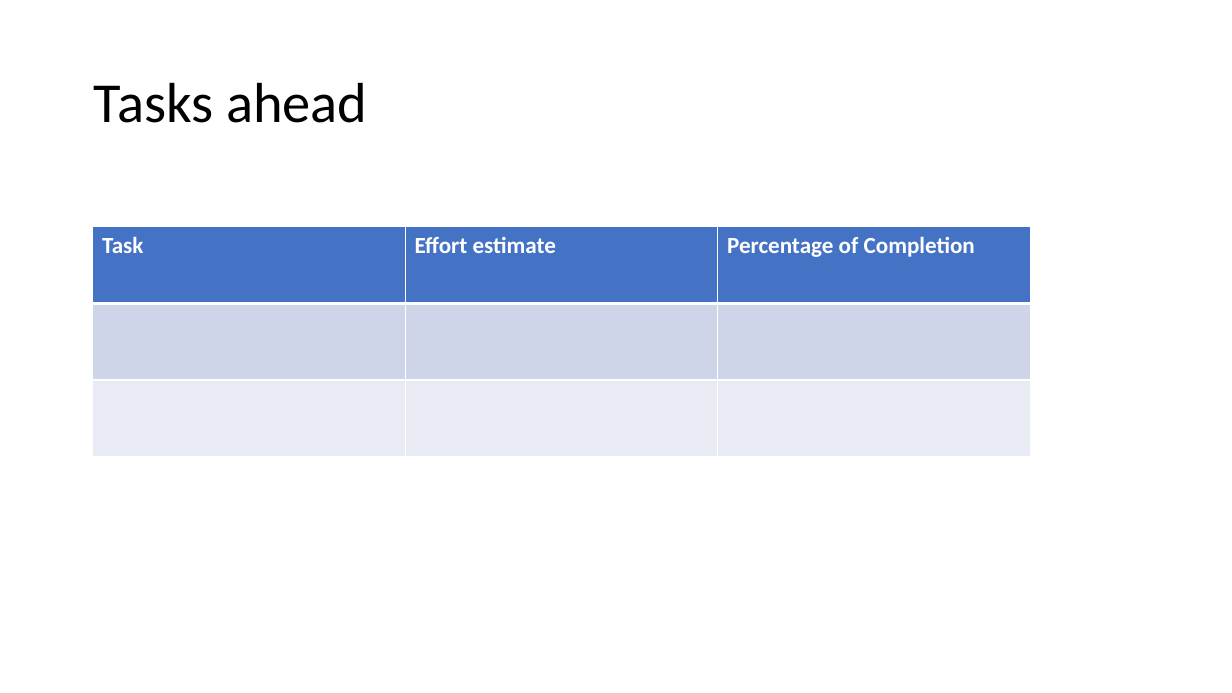
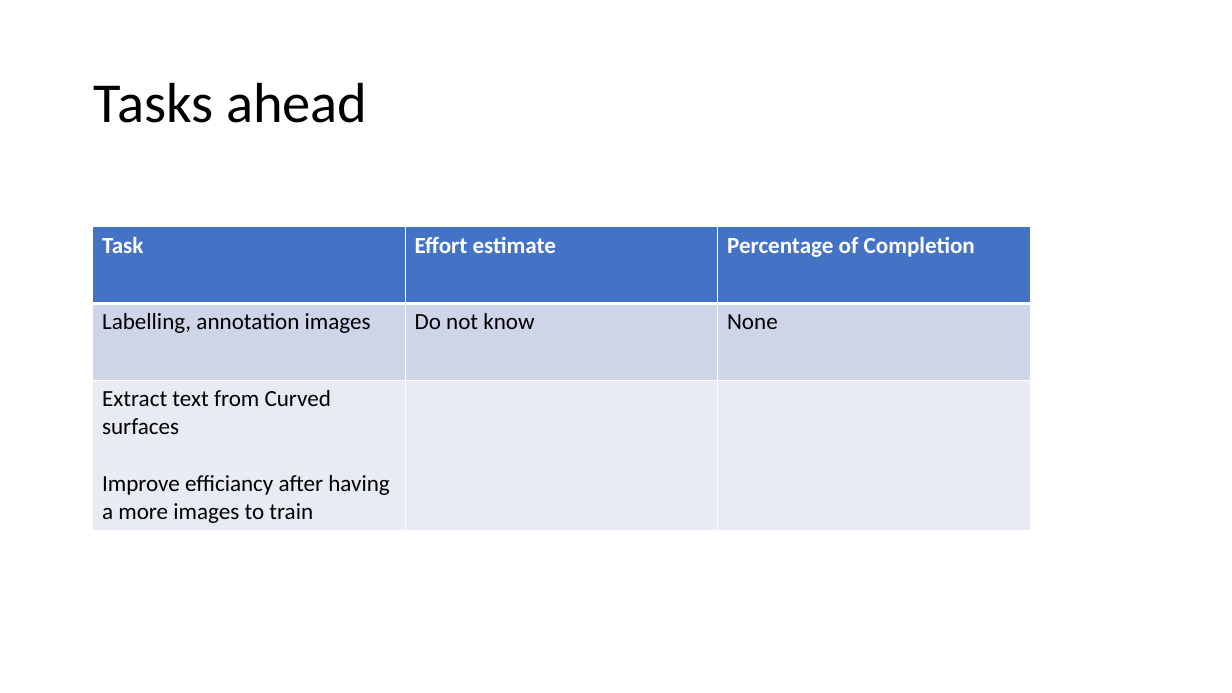
Before and after one commit to saradindusengupta/OCR_pipeline, a slide deck: slide 4 of OCR updates.pptx. Drawn at 1232x693 pixels with LibreOffice and Linux fonts; fonts in the diff are those of the drawing. Boxes give left, top, right and bottom in pixels: in the first picture for what was removed or moved away, otherwise in the second. Text is boxed around its words. In the diff, an @@ line names an element or a change of style, - is before the commit and + after.

```diff
--- a/OCR updates.pptx
+++ b/OCR updates.pptx
@@ table at box(92, 226, 1030, 527) @@
-row 2:  |  | 
+row 2: Labelling, annotation images | Do not know | None
-row 3, column 1: 
+row 3, column 1: Extract text from Curved surfaces / Improve efficiancy after having a more images to train
```
Also in this commit, not shown: 2 slides added, 2 slides removed, 2 other files.
